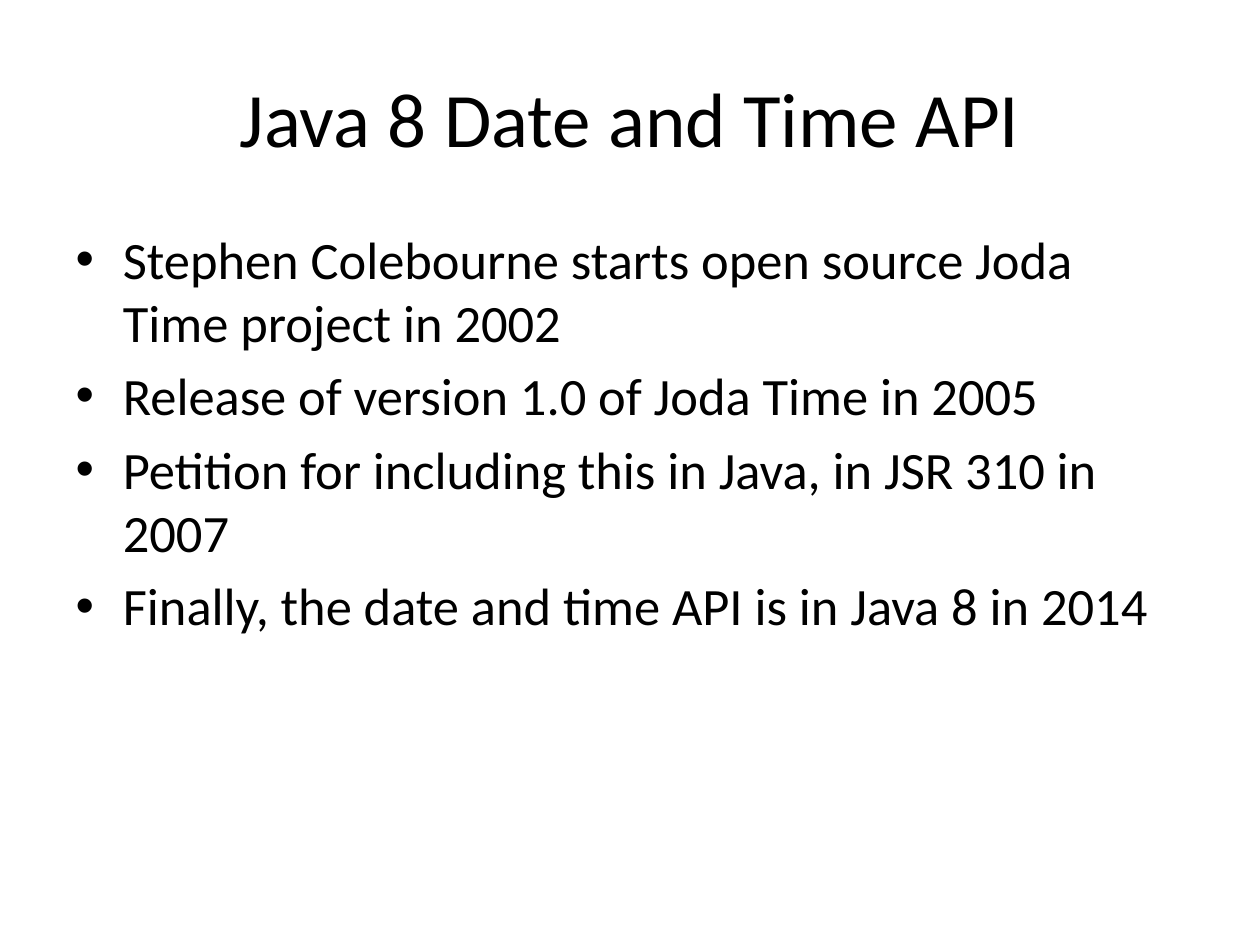
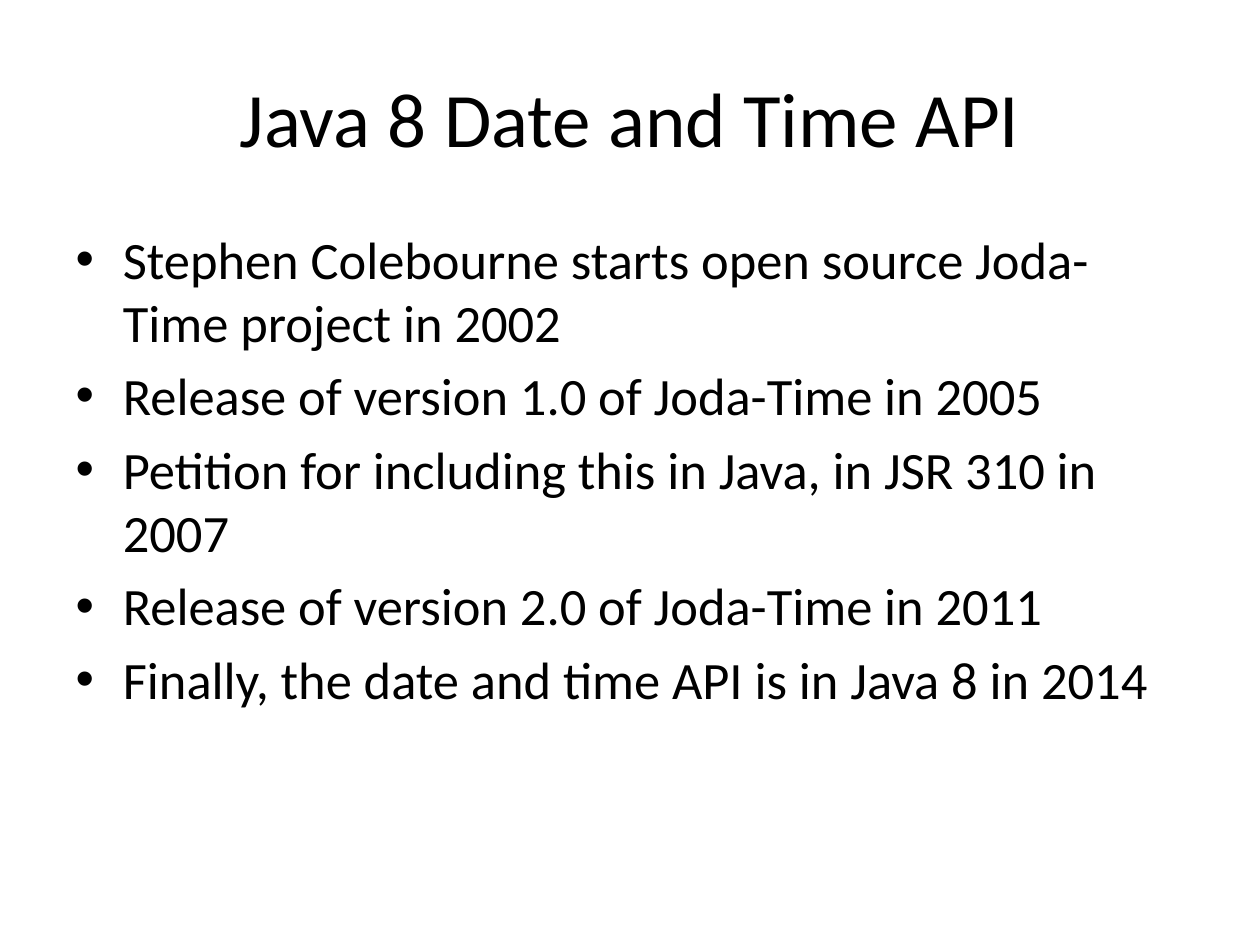
Before and after one commit to sualeh/make-a-date, a slide deck: slide 12 of Java 8 Date and Time API.pptx. Drawn at 1260x945 pixels with LibreOffice and Linux fonts; fonts in the diff are those of the drawing. Boxes give left, top, right and bottom in pixels: in the first picture for what was removed or moved away, otherwise in the second. Text is boxed around its words. In the diff, an @@ line names an element or a change of style, - is before the commit and + after.

```diff
--- a/Java 8 Date and Time API.pptx
+++ b/Java 8 Date and Time API.pptx
@@ text at box(123, 242, 1088, 416): text changed @@
-• Stephen Colebourne starts open source Joda Time project in 2002
-• Release of version 1.0 of Joda Time in 2005
+• Stephen Colebourne starts open source Joda-Time project in 2002
+• Release of version 1.0 of Joda-Time in 2005
@@ text at box(123, 588, 1042, 626): paragraph added @@
+• Release of version 2.0 of Joda-Time in 2011
```
Also in this commit, not shown: 12 other slides changed, 9 slides added, 3 slides removed, 1 other file.
